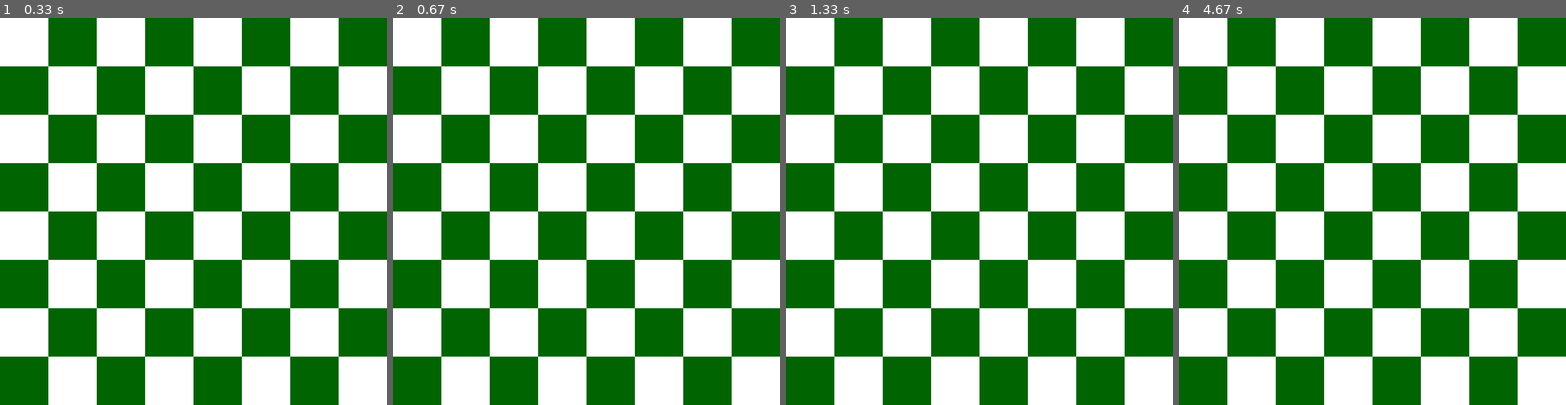
Above: before the commit, frames 1-4 (left to right).
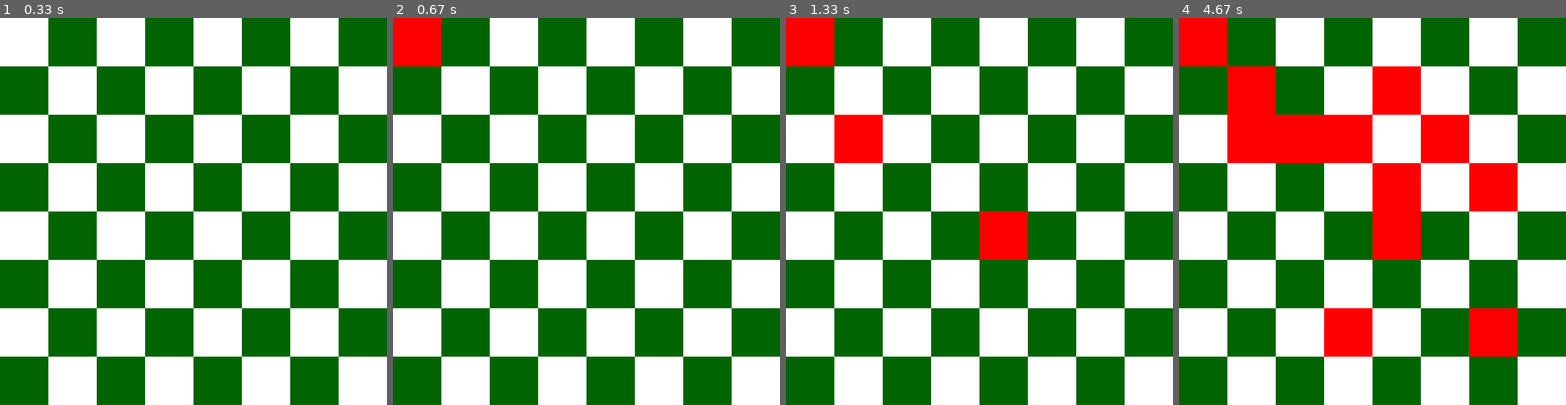
Above: after the commit, the same moments.

Repository: arvj9/PyCheckers
Game: pygame game, started from pygame_implementation.py
Two runs of this game, one before a commit and one after it. Both use one fixed random seed, a clock stepped at 60 frames per second and the inputs below.
Inputs (mouse positions are in pixels of both pictures, inside the frame that each line leads up to):
- Up to frame 1 (0.33 s): no input
- Up to frame 2 (0.67 s): click (416, 41) at 0.38 s
- Up to frame 3 (1.33 s): click (979, 238) at 0.72 s; click (859, 153) at 1.05 s
- Up to frame 4 (4.67 s): click (1515, 346) at 1.38 s; click (1380, 79) at 1.72 s; click (1353, 312) at 2.05 s; click (1360, 145) at 2.38 s; click (1318, 130) at 2.72 s; click (1473, 176) at 3.05 s; click (1453, 141) at 3.88 s; click (1256, 79) at 4.22 s; click (1387, 196) at 4.55 s

Frame 1 is identical in both runs. In frame 2, 1.6% of the frame differs, in the area x 0-13%, y 0-13%; in frame 3, 4.7%; in frame 4, 19%, in the area x 0-88%, y 0-88%.

Commit message:
Added square highlight function. TODO: unhighlight

Diff:
--- a/pygame_implementation.py
+++ b/pygame_implementation.py
@@ -23,6 +23,7 @@
     def __init__(self, left, top, color="white"):
         super().__init__(left, top, self.width, self.width)
         self.color = color
+        self.highlight = "red"
 
     def draw(self, surface):
         pygame.draw.rect(surface, self.color, self)
@@ -50,6 +51,11 @@
             pygame.quit()
             sys.exit()
 
+        if event.type == pygame.MOUSEBUTTONDOWN:
+            for square in board.board:
+                if square.collidepoint(event.pos):
+                    square.color = square.highlight
+
     # game updates
 
 
